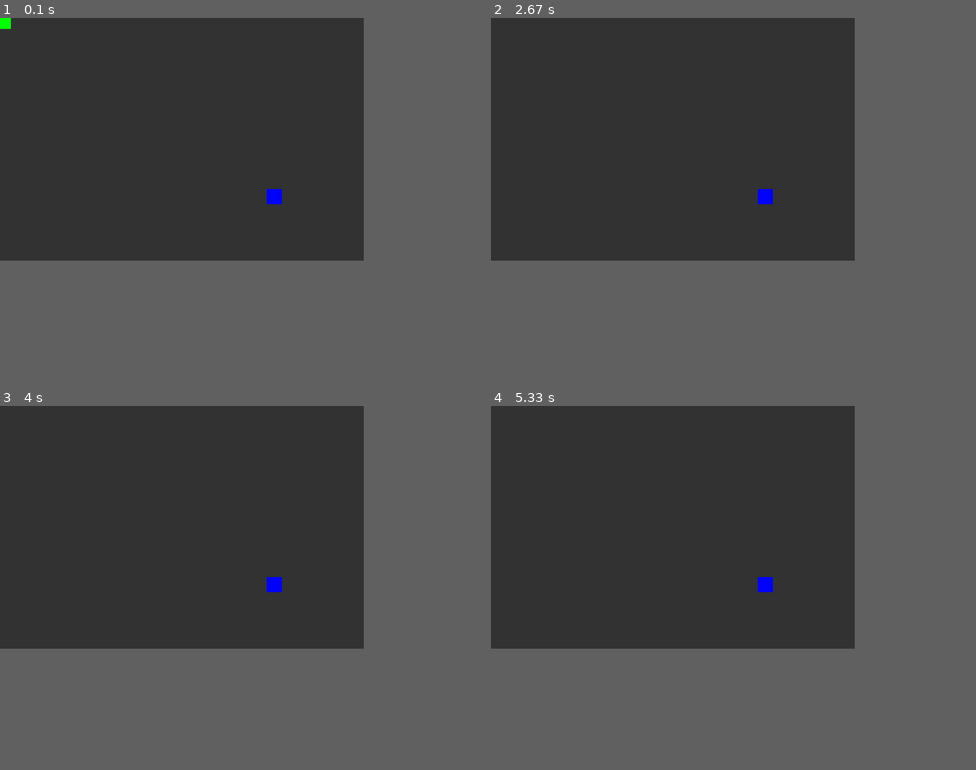
Above: before the commit, frames 1-4 (two rows, left to right).
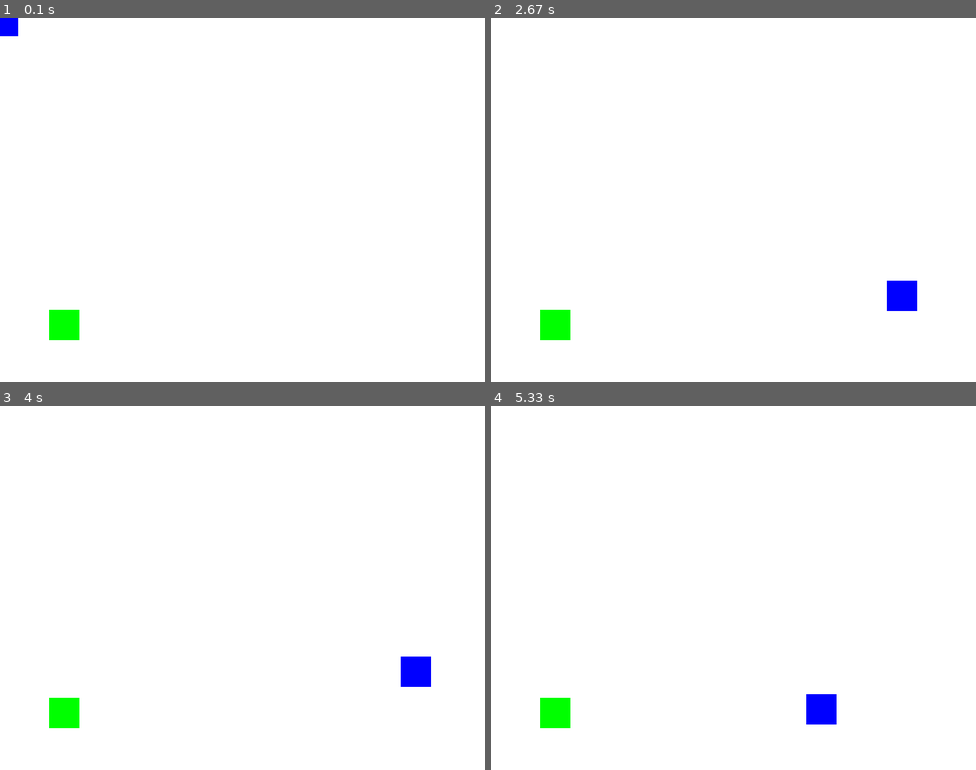
Above: after the commit, the same moments.

Repository: PieroMastro/algorithmics
Game: pygame game, started from Python Pro/M4L1 Intro a Pygame/collisions.py
The game is run twice, just before and just after one commit, with the same random seed, the same clock (stepped at 60 frames per second) and the same inputs.
Inputs (mouse positions are in pixels of both pictures, inside the frame that each line leads up to):
- Up to frame 1 (0.1 s): no input
- Up to frame 2 (2.67 s): click (733, 200) at 0.38 s; click (782, 280) at 0.72 s; click (912, 327) at 1.05 s; click (617, 127) at 1.38 s; click (733, 243) at 1.72 s; click (665, 123) at 2.05 s; click (903, 294) at 2.38 s
- Up to frame 3 (4 s): click (87, 624) at 2.72 s; click (101, 518) at 3.05 s; click (126, 653) at 3.38 s; click (417, 671) at 3.72 s
- Up to frame 4 (5.33 s): click (588, 722) at 4.05 s; click (583, 609) at 4.38 s; click (762, 689) at 4.72 s; click (820, 708) at 5.05 s
In our replay, the window is 600x400 before the commit and 800x600 after it. These sizes can differ from the game's own. Grey fills any space a smaller window leaves; there, only what the larger window draws over its background counts as a difference.

The runs differ from the first frame. In frame 1, 51% of the frame differs, in the area x 0-75%, y 0-89%; in frame 2, 51%, in the area x 0-88%, y 0-89%; in frame 3, 51%; in frame 4, 51%.

Commit message:
Added collisions demo pygame

Diff:
--- a/Python Pro/M4L1 Intro a Pygame/collisions.py
+++ b/Python Pro/M4L1 Intro a Pygame/collisions.py
@@ -1,50 +1,56 @@
-import pygame
-import random
+from pygame import *
+from random import randint
 
-pygame.init()
+init()
 
-SCREEN_WIDTH = 600
-SCREEN_HEIGHT = 400
+# define constants for colors and screen size
+SCREEN_WIDTH = 800
+SCREEN_HEIGHT = 600
+BLACK = (0, 0, 0)
+WHITE = (255, 255, 255)
+GREEN = (0, 255, 0)
+BLUE = (0, 0, 255)
+RED = (255, 0, 0)
 
-screen = pygame.display.set_mode((SCREEN_WIDTH, SCREEN_HEIGHT))
-pygame.display.set_caption("Collision")
+# main window
+window = display.set_mode((SCREEN_WIDTH, SCREEN_HEIGHT))
+display.set_caption('My First Game')
 
-#create main rectangle & obstacle rectangle
-rect_1 = pygame.Rect(0, 0, 25, 25)
-obstacle_rect = pygame.Rect(random.randint(0, 500), random.randint(0, 300), 25, 25)
+# create main rectangle & obstacle rectangle
+square = Rect(SCREEN_WIDTH / 2, SCREEN_HEIGHT / 2, 50, 50)
+obstacle = Rect(randint(0, 700), randint(0, 500), 50, 50)
 
-#define color
-BG = (50, 50, 50)
-GREEN = (0, 255, 0)
-RED = (255, 0, 0)
-BLUE = (0, 0, 255)
-
-#hide mouse cursor
-pygame.mouse.set_visible(False)
+finish = False
 
 run = True
 while run:
-    #update background
-    screen.fill(BG)
+    # main event
+    for e in event.get():
 
-    #check collision and change color
-    color = GREEN
-    if rect_1.colliderect(obstacle_rect):
-        color = RED
-
-    #get mouse coordinates and use them to position the rectangle
-    position = pygame.mouse.get_pos()
-    rect_1.center = position
-
-    #draw both rectangles
-    pygame.draw.rect(screen, color, rect_1)
-    pygame.draw.rect(screen, BLUE, obstacle_rect)
-
-    for event in pygame.event.get():
-        if event.type == pygame.QUIT:
+        if e.type == QUIT:
             run = False
 
-    #update display
-    pygame.display.flip()
+    if not finish:
+        # update screen
+        window.fill(WHITE)
 
-pygame.quit()
+        # check collision and change color
+        color = GREEN
+        if square.colliderect(obstacle):
+            color = RED
+            finish = True
+            window.fill(BLACK)
+            game_over = image.load('game-over_2.png')
+            window.blit(transform.scale(game_over, (SCREEN_WIDTH, SCREEN_HEIGHT)), (0, 0))
+
+        # draw objets on screen
+        draw.rect(window, BLUE, square) # surface, color, object (or params)
+        draw.rect(window, color, obstacle)
+
+        # get mouse coordinates and use them to position the rectangle
+        position = mouse.get_pos()
+        square.center = position
+
+    display.update()
+
+quit()
